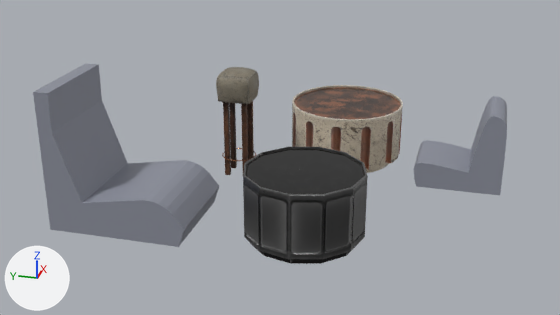
Renders of the Blender file blend/SwitchBL8_Props_tables_chairs/SwitchBL8_Props_tables_chairs.blend from each side of a commit.
The view is the same before and after, from the file's camera 'Camera'. Lighting does not change. The marker at lower left points along +X, +Y and +Z.

The first picture shows 'Bar Stool', 'Chair', 'Chair small', 'Table', 'Table rounded'.
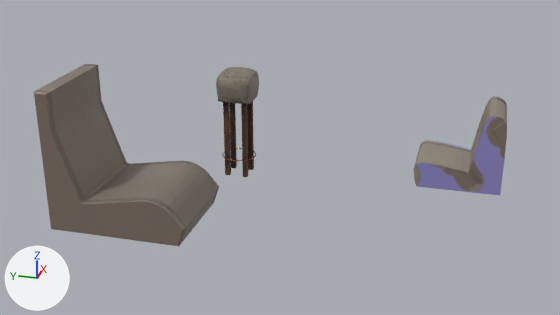
Changed parts and their boxes (x1, y1, x2, y2) in the pictures (560 x 315 px):
'Chair', reshaped: before (33, 63, 219, 247); after (34, 64, 219, 246)
'Table', hidden: before (243, 147, 368, 264)
'Table rounded', hidden: before (292, 85, 403, 173)
'Chair small', recoloured: (414, 96, 507, 195) in both
part 1 of me_cube_001, built on: before (33, 63, 219, 247); after (34, 64, 219, 246)

Patch to the scene script:
```diff
--- a/blend/SwitchBL8_Props_tables_chairs/SwitchBL8_Props_tables_chairs.blend.py
+++ b/blend/SwitchBL8_Props_tables_chairs/SwitchBL8_Props_tables_chairs.blend.py
@@ img_blenderisland_props_tables_chairs_low_chair_normal @@
+img_blenderisland_props_tables_chairs_low_chair_normal = load_image('blenderisland_Props_tables_chairs_low_chair_normal', 'Textures/blenderisland_Props_tables_chairs_low_chair_normal.png', 1024, 1024, 'Non-Color')
@@ img_blenderisland_props_tables_chairs_low_chair_base_color @@
+img_blenderisland_props_tables_chairs_low_chair_base_color = load_image('blenderisland_Props_tables_chairs_low_chair_Base Color', 'Textures/blenderisland_Props_tables_chairs_low_chair_Base Color.png', 1024, 1024, 'sRGB')
@@ mat_blenderisland_low_chair @@
+mat_blenderisland_low_chair = bpy.data.materials.new('blenderisland_low_chair')
+# colours: black #20140c, grey #a2968a
+# uses the picture img_blenderisland_props_tables_chairs_low_chair_base_color
+# uses the picture img_blenderisland_props_tables_chairs_low_chair_normal
@@ me_cube_001 @@
 # used by ob_chair; location = (-5.863, 1.417, 0.455)
-me_cube_001.from_pydata(...)  # 24 vertices, 14 faces; spans x -0.6..0.25, y -0.546..0.654, z -0.455..0.745
-me_cube_001.materials.append(mat_1st__dominating_color)
+me_cube_001.from_pydata(...)  # 182 vertices, 173 faces; spans x -0.6..0.25, y -0.546..0.654, z -0.455..0.745
+# me_cube_001 part 1: the whole mesh is rebuilt
+# me_cube_001 part 2: the surface is now shaded smooth
+me_cube_001.materials.append(mat_blenderisland_low_chair)
@@ me_cube_002 @@
 me_cube_002.from_pydata(...)  # 28 vertices, 22 faces; spans x -1.0..1.0, y -1.69..1.0, z -1.0..1.55
-me_cube_002.materials.append(mat_1st__dominating_color)
+me_cube_002.materials.append(mat_blenderisland_low_chair)
@@ ob_table @@
 ob_table.location = (-6.028, 0.0, 0.302)
+ob_table.hide_set(True)  # its collection is switched off
@@ ob_table_rounded @@
 ob_table_rounded.location = (0.0, 0.0, 0.0)
+ob_table_rounded.hide_set(True)  # its collection is switched off
```
